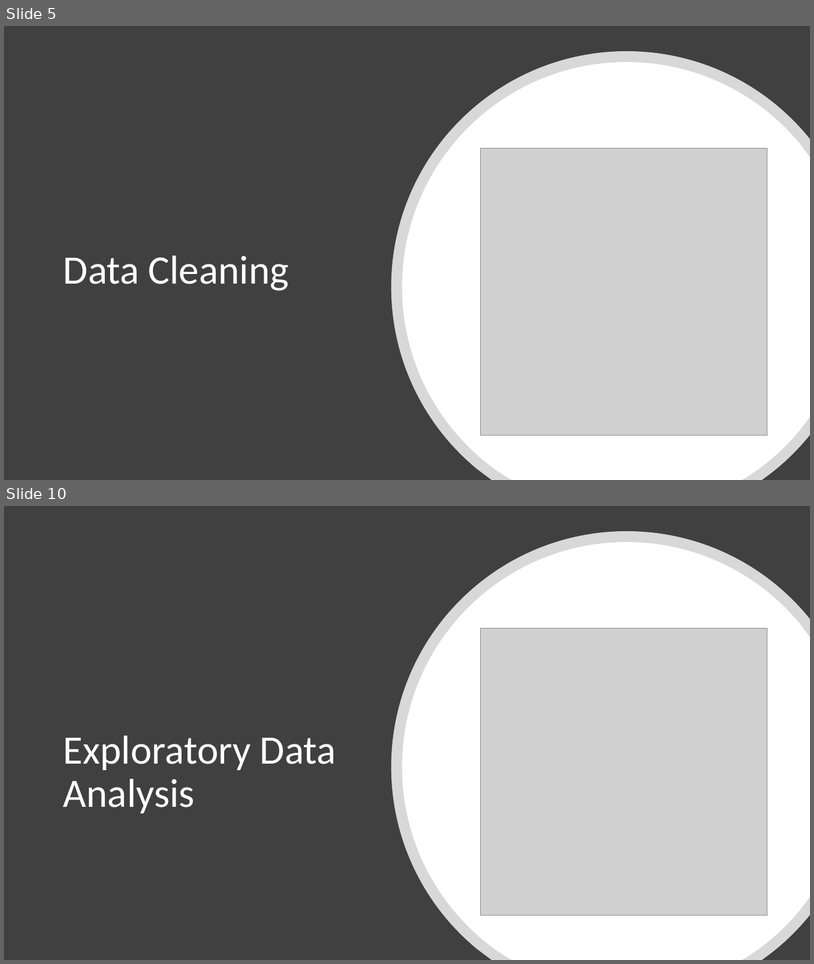
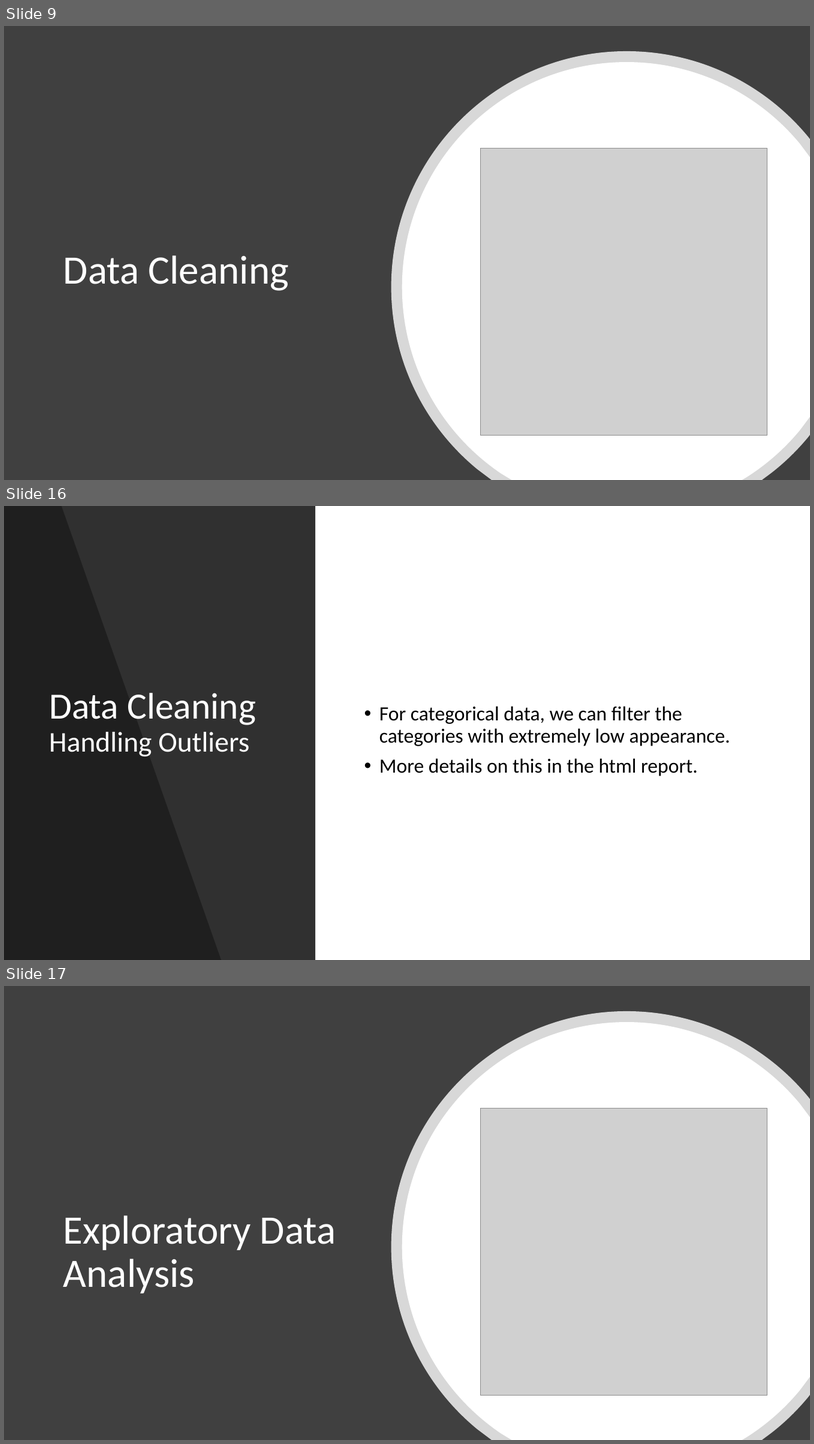
Before and after one commit to Moaaz-Mahmoud/Third-Year-Electrical-Testing-3A, a slide deck: projects-for-the-practical-exam/house-pricing/presentation.pptx. Shown one above the other, each under a label of ours: slides 5 and 10 before the commit, slides 9, 16 and 17 after it; the slides between them are not shown. The pictures are 814x964 and 814x1444 pixels, drawn with LibreOffice and Linux fonts; fonts in the diff are those of the drawing; grey boxes stand for pictures. Boxes give left, top, right and bottom in pixels: in the first picture for what was removed or moved away, otherwise in the second. Text is boxed around its words. In the diff, an @@ line names an element or a change of style, - is before the commit and + after.

```diff
--- a/projects-for-the-practical-exam/house-pricing/presentation.pptx
+++ b/projects-for-the-practical-exam/house-pricing/presentation.pptx
@@ slide 16 added at box(4, 506, 810, 960), background #FFFFFF @@
@@ rectangle added at box(4, 506, 315, 960), fill #000000 at 81% opacity @@
@@ freeform shape added at box(4, 506, 221, 960), fill #000000 at 35% opacity @@
@@ title added at box(49, 693, 256, 756), 34 pt, text #FFFFFF @@
+Data Cleaning
+Handling Outliers
@@ text added at box(380, 706, 731, 776), 24 pt, text #000000 @@
+• For categorical data, we can filter the categories with extremely low appearance.
+• More details on this in the html report.
@@ what was slide 5 is now slide 9 @@
@@ what was slide 10 is now slide 17 @@
```
Also in this commit, not shown: 6 slides changed, 9 other slides added, 2 slides removed, 32 other files.
